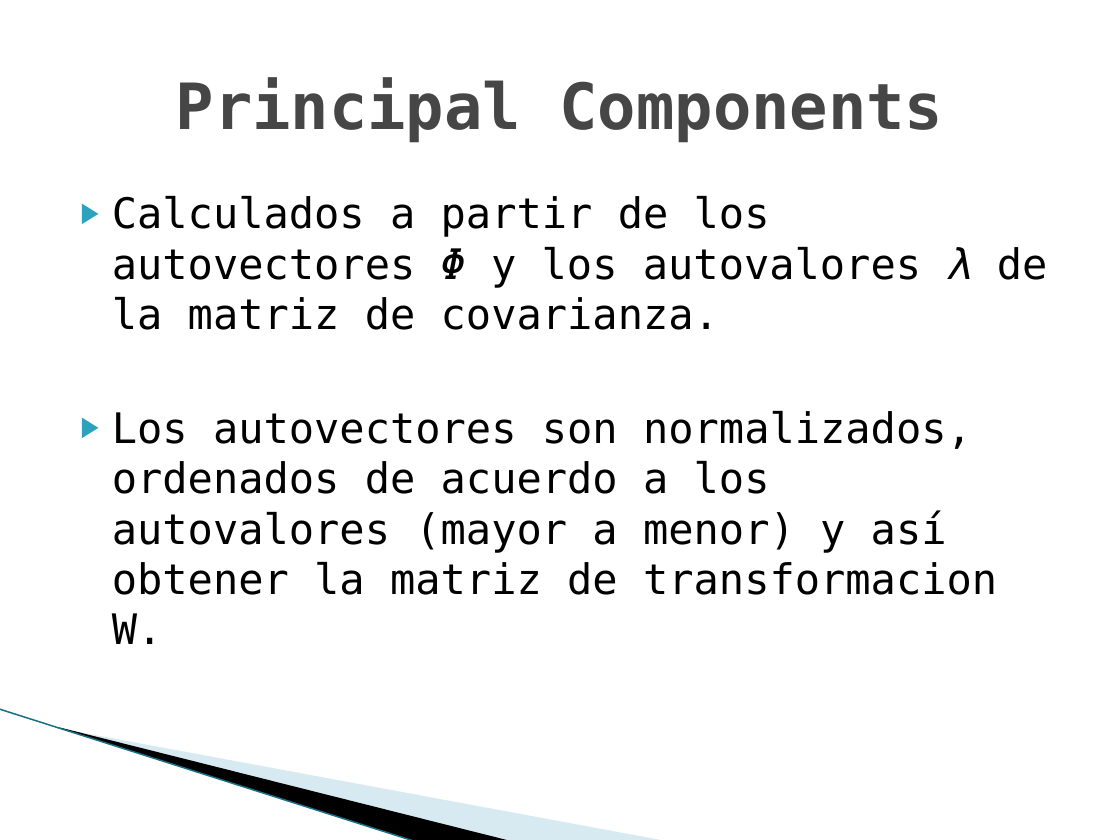
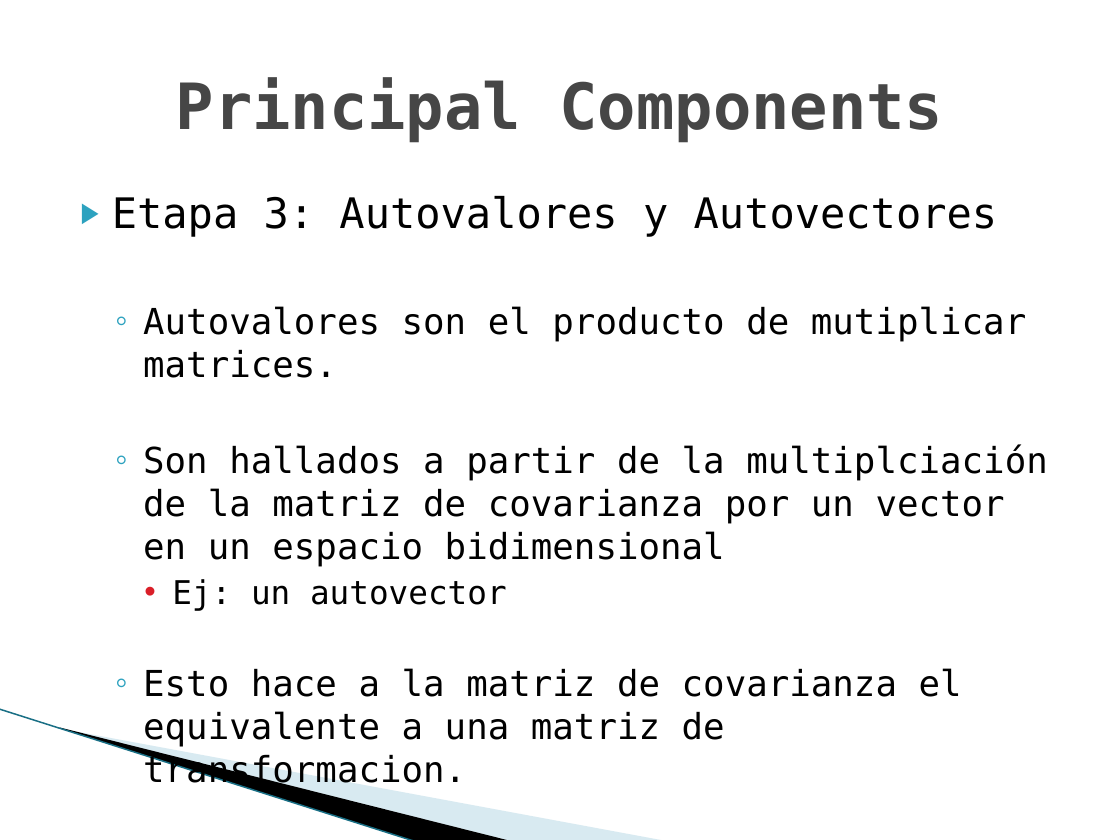
Before and after one commit to TechTinkerer42/TrabajosPracticos, a slide deck: slide 30 of doc/clase/presentacion.pptx (slide 25 before the commit). Drawn at 1120x840 pixels with LibreOffice and Linux fonts; fonts in the diff are those of the drawing; background and template pictures are left out. Boxes give left, top, right and bottom in pixels: in the first picture for what was removed or moved away, otherwise in the second. Text is boxed around its words. In the diff, an @@ line names an element or a change of style, - is before the commit and + after.

```diff
--- a/doc/clase/presentacion.pptx
+++ b/doc/clase/presentacion.pptx
@@ text at box(112, 196, 1048, 747): text changed; size 27 to 23 pt @@
-▶ Calculados a partir de los autovectores Φ y los autovalores λ de la matriz de covarianza.
-▶ Los autovectores son normalizados, ordenados de acuerdo a los autovalores (mayor a menor) y así obtener la matriz de transformacion W.
+▶ Etapa 3: Autovalores y Autovectores
+  ◦ Autovalores son el producto de mutiplicar matrices.
+  ◦ Son hallados a partir de la multiplciación de la matriz de covarianza por un vector en un espacio bidimensional
+    • Ej: un autovector
+  ◦ Esto hace a la matriz de covarianza el equivalente a una matriz de transformacion.
```
Also in this commit, not shown: 2 other slides changed, 12 slides added, 3 slides removed, 9 other files.
